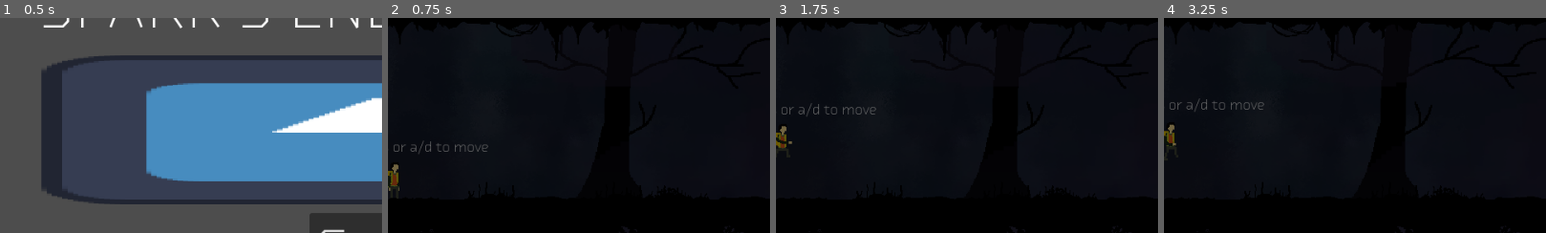
Above: before the commit, frames 1-4 (left to right).
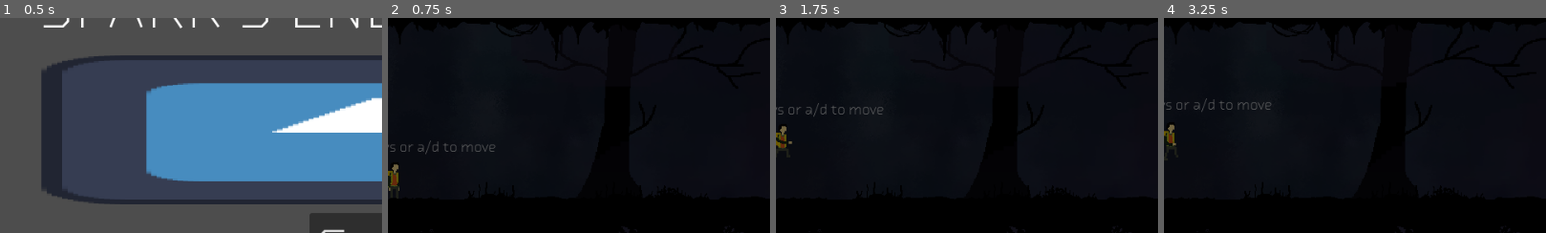
Above: after the commit, the same moments.

Repository: The-Spark-Industries/spark-energy
Game: Godot game, scene res://Master Scenes/titleScreen.tscn
The game is run twice, just before and just after one commit, with the same random seed, the same clock (stepped at 60 frames per second) and the same inputs. The engine's default icon, where the game draws it, is replaced by a stand-in: a white triangle on a blue panel in a dark square.
Inputs:
- Up to frame 1 (0.5 s): no input
- Up to frame 2 (0.75 s): click "Start" at 0.5 s
- Up to frame 3 (1.75 s): tap Enter (ui_accept) at 1.25 s; hold 2 (inventoryright) from 1.28 s (still down); hold E (e) from 1.28 s (still down); tap Space (jump) at 1.52, 1.55 s
- Up to frame 4 (3.25 s): tap Space (jump) at 1.82, 2.1, 2.27, 2.57, 3.05 s; release E (e) at 2.03 s; tap E (e) at 2.3 s; release 2 (inventoryright) at 2.78 s; hold 1 (inventoryleft) from 2.78 s (still down); hold E (e) from 2.78 s (still down)
The pictures show only the part of the screen within x 0-50%, y 22-72%; the shares and areas given below are measured in that part.

Frame 1 is identical in both runs. In frame 2, 0.4% of the frame differs, in the area x 0-29%, y 56-64%; in frame 3, 0.5%, in the area x 0-29%, y 39-46%; in frame 4, 0.5%.

Commit message:
Finished tutorial stuff

Diff:
--- a/Scripts/Player.gd
+++ b/Scripts/Player.gd
@@ -98,7 +98,7 @@
 
 	#prompt decider
 	if (Global.tutorialchecker == 0):
-		$playerprompt.text = "Use arrow keys or a/d to move"
+		$playerprompt.text = "  Use arrow keys or a/d to move"
 
 	if (Global.tutorialchecker == 1):
 		$playerprompt.text = "Press space or up arrow key to jump"
@@ -106,17 +106,19 @@
 	if (Global.tutorialchecker == 2):
 		$playerprompt.text = "             Press ESC to pause"
 
+	if (Global.tutorialchecker == 3):
+		await get_tree().create_timer(0.5).timeout
+		$playerprompt.text = ""
+
 
 	if (Input.is_action_just_pressed("ui_up") or Input.is_action_just_pressed("jump")) and (Global.tutorialchecker==1):
 		Global.jumpcounter+=1
 
 
-	if (Global.jumpcounter ==3):
+	if (Global.jumpcounter ==3) and (Global.tutorialchecker==1):
 		Global.tutorialchecker=2
 
-	if (Input.is_action_just_pressed("pause")) and (Global.tutorialchecker==2):
-		$playerprompt.text = ""
-		Global.tutorialchecker=3
+
 
 
 	if (Global.laddermode==true):
--- a/Scripts/pause_menu.gd
+++ b/Scripts/pause_menu.gd
@@ -22,6 +22,8 @@
 func _input(event: InputEvent) -> void:
 	if Input.is_action_just_pressed("pause") and (Global.wiremode== false):
 		if (get_tree().paused==false ):
+			if (Global.tutorialchecker==2):
+				Global.tutorialchecker=3
 			_bring_to_front()
 			get_tree().paused= true
 			oM.visible =false
